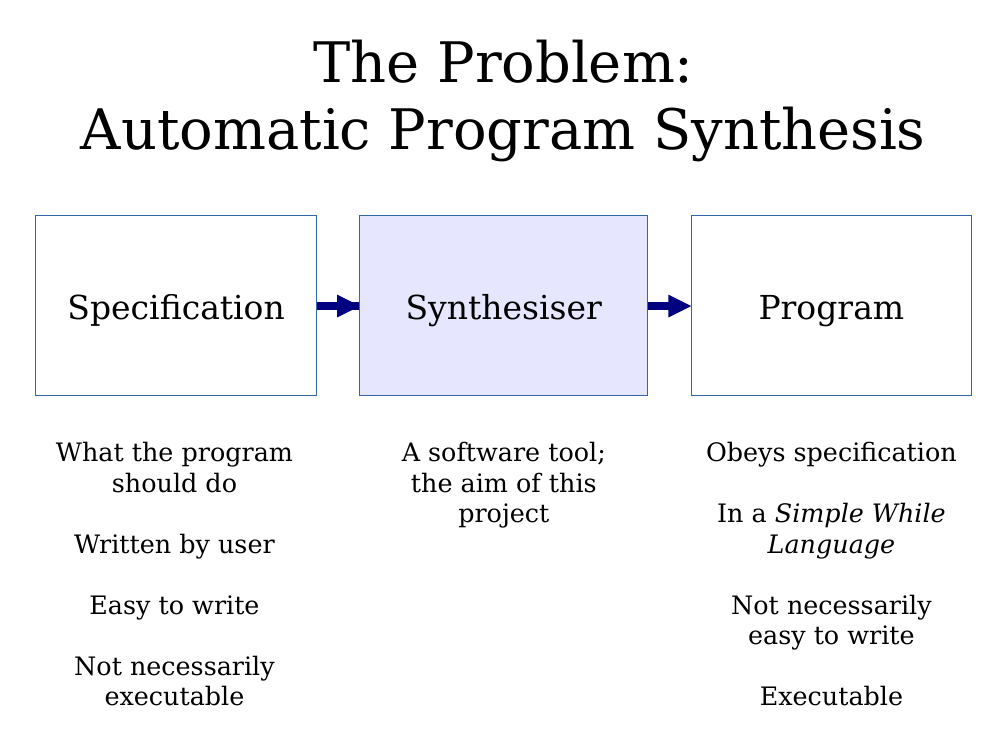
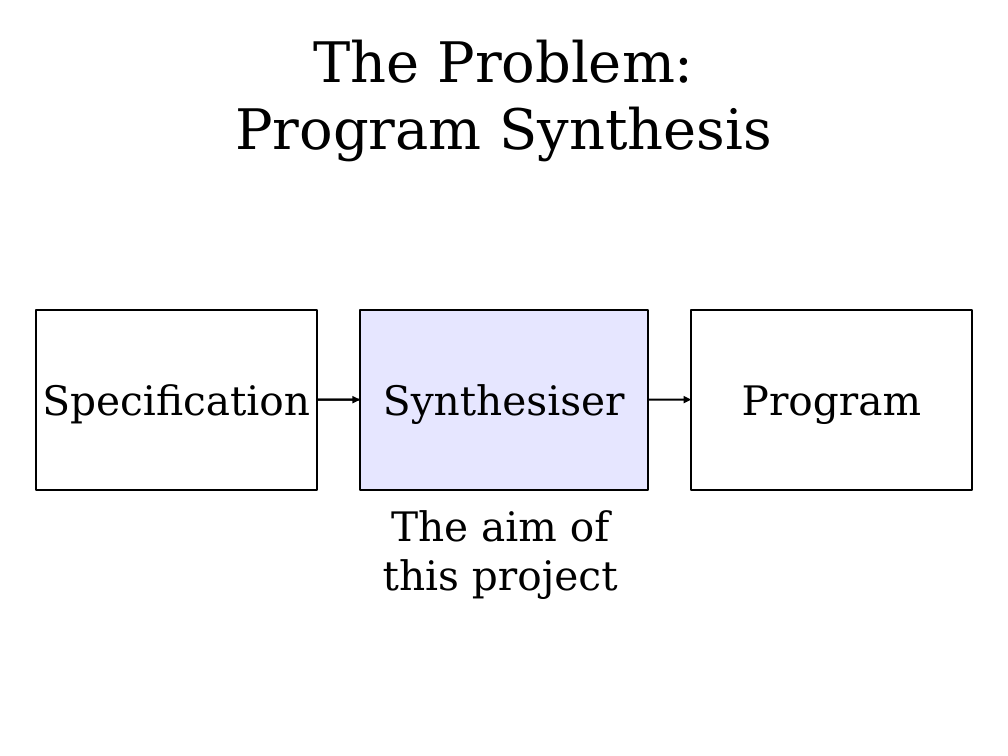
Before and after one commit to joodicator/ic-while-synth, a slide deck: slide 10 of docs/presentation/SoSWASP.odp (slide 6 before the commit). Drawn at 1008x756 pixels with LibreOffice and Linux fonts; fonts in the diff are those of the drawing. Boxes give left, top, right and bottom in pixels: in the first picture for what was removed or moved away, otherwise in the second. Text is boxed around its words. In the diff, an @@ line names an element or a change of style, - is before the commit and + after.

```diff
--- a/docs/presentation/SoSWASP.odp
+++ b/docs/presentation/SoSWASP.odp
@@ title at <box>235,39,772,160</box>: text changed @@
-The Problem:
-Automatic Program Synthesis
+The Problem:
+Program Synthesis
@@ size 26 to 32 pt; outline #3465A4 0 pt to #000000 1.5 pt in 3 elements at <box>692,310,972,490</box>, <box>360,310,649,490</box>, <box>36,310,316,490</box> @@
@@ 3 rectangles, 2 arrows: place and size @@
-3 rectangles, 2 arrows at <box>36,216,972,396</box>
+3 rectangles, 2 arrows at <box>36,310,972,490</box>
@@ arrow (315, 400) - (692, 400): stroke #000080 6.01 pt to #000000 1.5 pt @@
@@ arrow (316, 400) - (360, 400): stroke #000080 6.01 pt to #000000 1.5 pt @@
@@ text removed at <box>56,441,293,706</box> @@
-What the program should do
-Written by user
-Easy to write
-Not necessarily executable
@@ text removed at <box>706,441,957,706</box> @@
-Obeys specification
-In a Simple While Language
-Not necessarily easy to write
-Executable
@@ text "The aim of this project" at <box>383,510,618,599</box>: vertical alignment top to middle @@
@@ text at <box>383,510,618,599</box>: text changed; size 20 to 32 pt @@
-A software tool;
-the aim of this project
+The aim of this project
```
Also in this commit, not shown: 14 other slides changed, 6 slides added, 2 slides removed, 9 other files.
